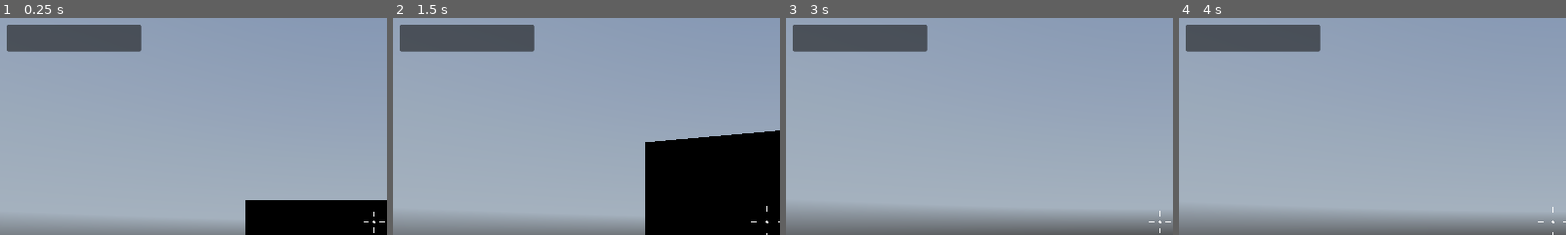
Above: before the commit, frames 1-4 (left to right).
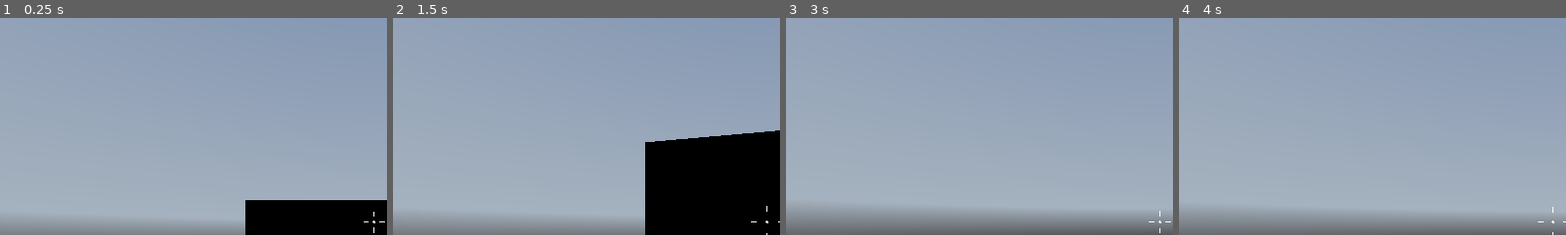
Above: after the commit, the same moments.

Repository: houhuabin/FPS-master
Game: Godot game, scene res://levels/level_001.tscn
Same seed, same stepped clock (60 frames per second), same inputs: the game is played once before the commit and once after it. A sky picture missing from this copy of the repository is replaced by a grey-blue gradient.
Inputs (mouse positions are % of the whole screen's width and height, from its top left):
- Up to frame 1 (0.25 s): no input
- Up to frame 2 (1.5 s): tap Enter at 0.5 s; move the mouse to (55, 50) at 0.52 s; hold C (crouch) 0.53-1.28 s; hold W (move_forward) from 0.53 s (still down); tap Space (jump) at 0.77 s; move the mouse to (45, 50) at 1.27 s; tap C (crouch) at 1.35 s
- Up to frame 3 (3 s): keep holding W (move_forward); tap Space (jump) at 1.52, 2.75 s; move the mouse to (52, 48) at 2.02 s; hold C (crouch) 2.03-2.78 s; move the mouse to (49, 52) at 2.77 s; tap C (crouch) at 2.85 s
- Up to frame 4 (4 s): keep holding W (move_forward); tap Space (jump) at 3.02, 3.77 s; move the mouse to (57, 51) at 3.52 s; hold C (crouch) from 3.53 s (still down)
The pictures show only the part of the screen within x 0-50%, y 0-50%; the shares and areas given below are measured in that part.

The runs differ from the first frame. In frame 1, 4.4% of the frame differs, in the area x 1-37%, y 3-16%; in frame 2, 4.4%; in frame 3, 4.4%; in frame 4, 4.4%.

Commit message:
debug panel

Diff:
--- /dev/null
+++ b/controllers/debug.gd
@@ -0,0 +1,46 @@
+extends PanelContainer
+
+@onready var property_container = %VBoxContainer
+
+var property
+var frames_per_second : String
+
+
+# Called when the node enters the scene tree for the first time.
+func _ready():
+
+	# Hide Debug Panel on load
+	visible = false
+
+	add_debug_property("FPS", frames_per_second)
+
+
+func _process(delta):
+	if visible:
+	# Use delta time to get approx frames per second and round to two decimal places
+	# Disable VSync if fps is stuck at 60!
+
+		frames_per_second = "%.2f" % (1.0 / delta) # Gets frames per second every frame
+
+	# frames_per_second = Engine.get_frames_per_second() # Gets frames per second every second
+
+		property.text = property.name + ": " + frames_per_second
+
+
+func _input(event):
+
+	# Toggle debug panel
+	if event.is_action_pressed("debug"):
+		visible = !visible
+
+
+# Callable function to add new debug property
+func add_debug_property(title : String, value):
+
+	property = Label.new() # Create new Label node
+
+	property_container.add_child(property) # Add new node as child to VBox container
+
+	property.name = title # Set name to title
+
+	property.text = property.name + value
--- a/controllers/fps_controller.tscn
+++ b/controllers/fps_controller.tscn
@@ -4,6 +4,7 @@
 [ext_resource type="Material" uid="uid://b4gwd5h7ixvct" path="res://materials/player.tres" id="2_gldw4"]
 [ext_resource type="Script" uid="uid://18tyl17pexym" path="res://controllers/reticle.gd" id="3_xc2pf"]
 [ext_resource type="Theme" uid="uid://b0mpk1siefku1" path="res://ui/themes/debug.tres" id="4_t6fw5"]
+[ext_resource type="Script" uid="uid://c1olbmhrgpp3f" path="res://controllers/debug.gd" id="5_y677r"]
 
 [sub_resource type="CapsuleShape3D" id="CapsuleShape3D_u6tj1"]
 
@@ -161,11 +162,13 @@
 offset_right = 210.0
 offset_bottom = 50.0
 theme = ExtResource("4_t6fw5")
+script = ExtResource("5_y677r")
 
 [node name="MarginContainer" type="MarginContainer" parent="UserInterface/DebugPanel" unique_id=163058027]
 layout_mode = 2
 
 [node name="VBoxContainer" type="VBoxContainer" parent="UserInterface/DebugPanel/MarginContainer" unique_id=1155457263]
+unique_name_in_owner = true
 layout_mode = 2
 
 [connection signal="animation_started" from="AnimationPlayer" to="." method="_on_animation_player_animation_started"]
--- a/project.godot
+++ b/project.godot
@@ -14,6 +14,10 @@
 run/main_scene="uid://b1yleqbb8tc7x"
 config/features=PackedStringArray("4.6", "Forward Plus")
 config/icon="res://icon.svg"
+
+[display]
+
+window/vsync/vsync_mode=0
 
 [input]
 
@@ -52,6 +56,11 @@
 "events": [Object(InputEventKey,"resource_local_to_scene":false,"resource_name":"","device":-1,"window_id":0,"alt_press …(191 unchanged characters)…
 ]
 }
+debug={
+"deadzone": 0.2,
+"events": [Object(InputEventKey,"resource_local_to_scene":false,"resource_name":"","device":-1,"window_id":0,"alt_pressed":false,"shift_pressed":false,"ctrl_pressed":false,"meta_pressed":false,"pressed":false,"keycode":0,"physical_keycode":96,"key_label":0,"unicode":96,"location":0,"echo":false,"script":null)
+]
+}
 
 [physics]
 
--- a/ui/themes/debug.tres
+++ b/ui/themes/debug.tres
@@ -1,7 +1,20 @@
 [gd_resource type="Theme" format=3 uid="uid://b0mpk1siefku1"]
+
+[sub_resource type="StyleBoxFlat" id="StyleBoxFlat_l4fqd"]
+bg_color = Color(0, 0, 0, 0.50980395)
+border_width_left = 2
+border_width_top = 2
+border_width_right = 2
+border_width_bottom = 2
+border_color = Color(0.8, 0.8, 0.8, 0.22352941)
+corner_radius_top_left = 5
+corner_radius_top_right = 5
+corner_radius_bottom_right = 5
+corner_radius_bottom_left = 5
 
 [resource]
 MarginContainer/constants/margin_bottom = 10
 MarginContainer/constants/margin_left = 10
 MarginContainer/constants/margin_right = 10
 MarginContainer/constants/margin_top = 10
+PanelContainer/styles/panel = SubResource("StyleBoxFlat_l4fqd")
Not shown, added: controllers/debug.gd.uid
